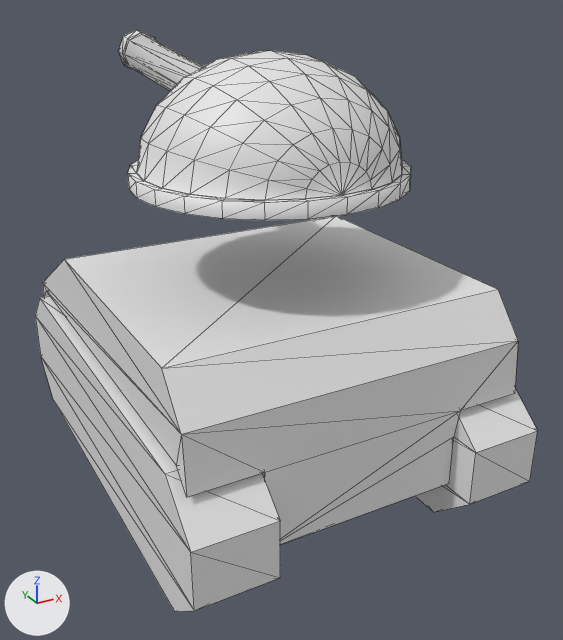
An edit to the glTF model assets/tank.glb, drawn before and after from the same camera.
Rendered twice from a camera (50 mm lens) standing at (-0.763, -1.547, 0.887) and looking at (0.084, -0.006, 0.117). The lights are fixed; the arrows at lower left show +X, +Y and +Z. Mesh edges are drawn as thin lines. Vertices at the same position are counted once.

The scene before the commit, as lines of its bpy script (objects in view):
```python
me_base = bpy.data.meshes.new('Base')
me_base.from_pydata(...)  # 72 vertices, 132 faces; spans x -0.395..0.395, y -0.564..0.571, z -0.21..0.285
me_turret = bpy.data.meshes.new('Turret')
me_turret.from_pydata(...)  # 267 vertices, 504 faces; spans x -0.293..0.293, y -0.293..0.8, z 0.494..0.755
ob_base = bpy.data.objects.new('Base', me_base)
ob_base.location = (0.0, 0.0, 0.0)
ob_turret = bpy.data.objects.new('Turret', me_turret)
ob_turret.location = (0.0, -0.11, 0.0)
```
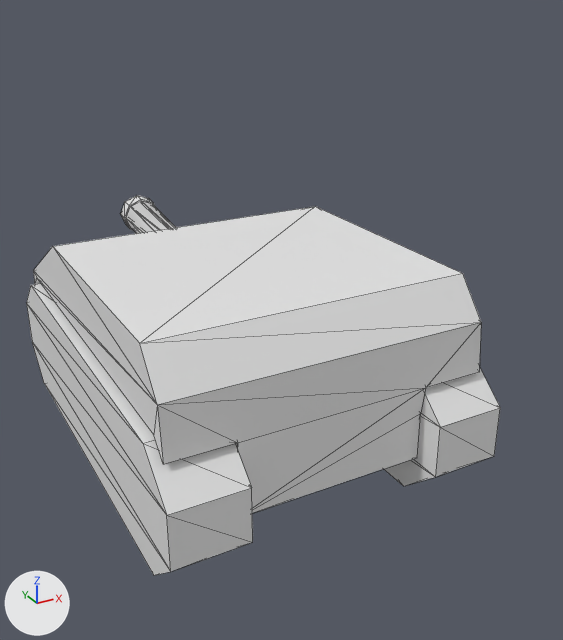
The change in detail:
me_base has 72 vertices, 132 faces and spans x -0.395..0.395, y -0.564..0.571, z -0.21..0.285.
me_base is used by ob_base; location (0.0, 0.0, 0.0).
me_base part 1: the whole mesh is moved by (0.0, 0.111, 0.0).
me_turret has 267 vertices, 504 faces and spans x -0.293..0.293, y -0.293..0.8, z 0.494..0.755.
me_turret is used by ob_turret; location (0.0, -0.11, 0.0).
me_turret part 2: the whole mesh is moved by (0.0, 0.0, -0.494).
Object 'Turret' (ob_turret) moves from (0.0, -0.11, 0.0) to (0.0, 0.0, 0.0).

Where the change shows, as pixel boxes (x1, y1, x2, y2) in the pictures (563 x 640 px):
'Base', mesh moved
    before: (35, 216, 537, 611)
    after: (27, 206, 500, 575)
'Turret', moved
    before: (118, 30, 411, 220)
    after: (121, 195, 176, 233)
